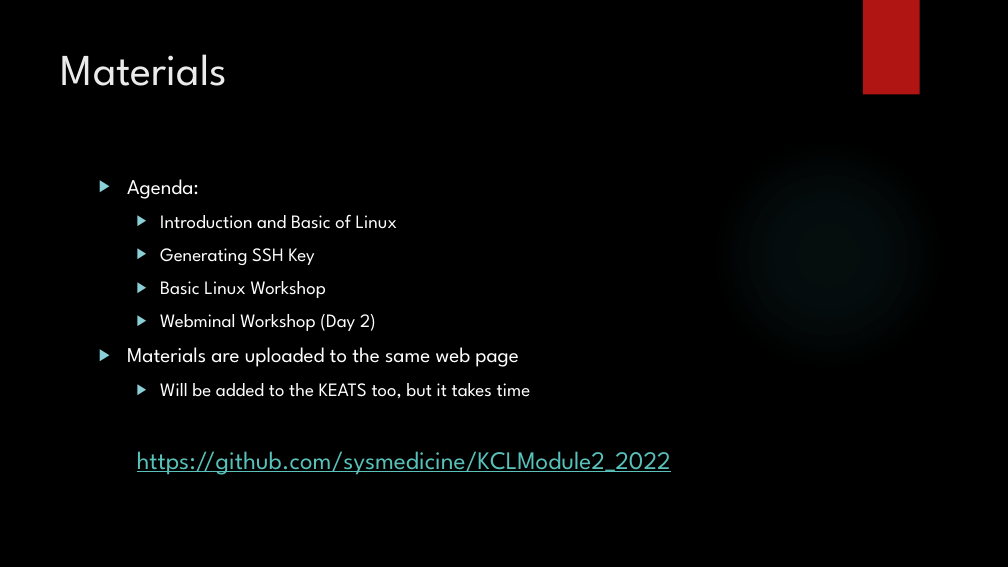
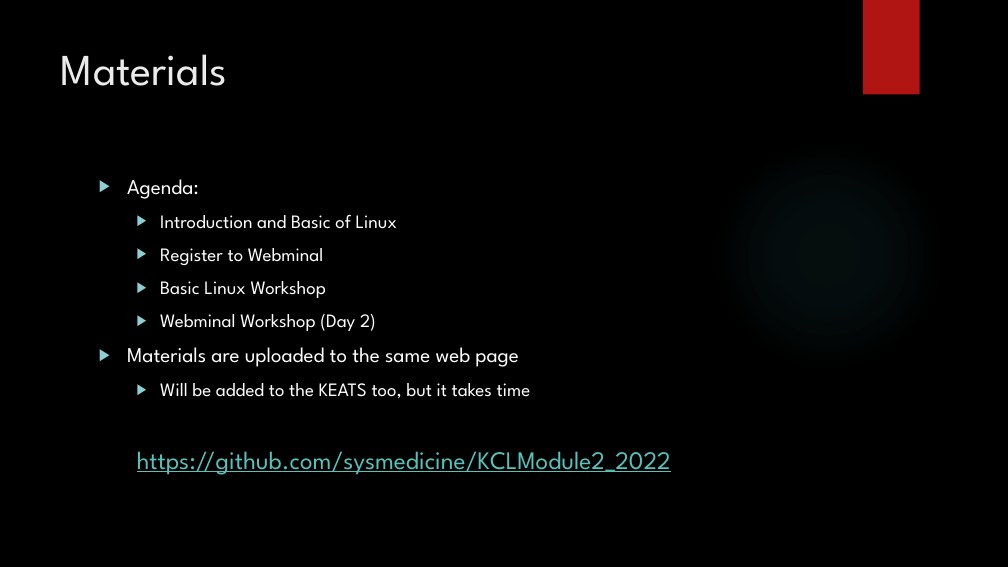
Before and after one commit to sysmedicine/KCLModule2_2022, a slide deck: slide 2 of IntroductionLinux/IntroToLinux_Day1_2022.pptx. Drawn at 1008x567 pixels with LibreOffice and Linux fonts; fonts in the diff are those of the drawing; background and template pictures are left out. Boxes give left, top, right and bottom in pixels: in the first picture for what was removed or moved away, otherwise in the second. Text is boxed around its words. In the diff, an @@ line names an element or a change of style, - is before the commit and + after.

```diff
--- a/IntroductionLinux/IntroToLinux_Day1_2022.pptx
+++ b/IntroductionLinux/IntroToLinux_Day1_2022.pptx
@@ text at box(160, 248, 323, 265): text changed @@
-  ▶ Generating SSH Key
+  ▶ Register to Webminal
```
Also in this commit, not shown: 1 other slide changed, 5 slides removed, 1 other file.
